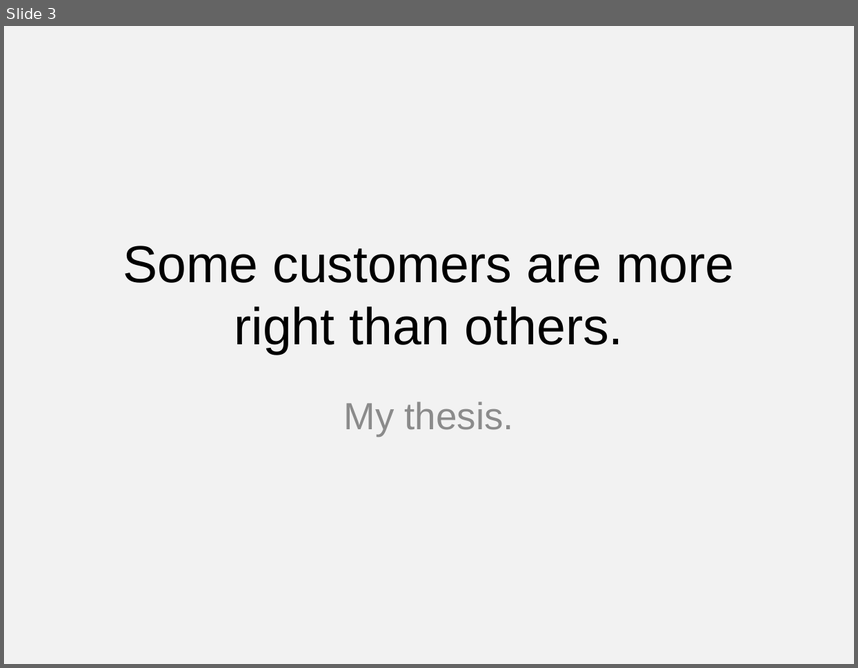
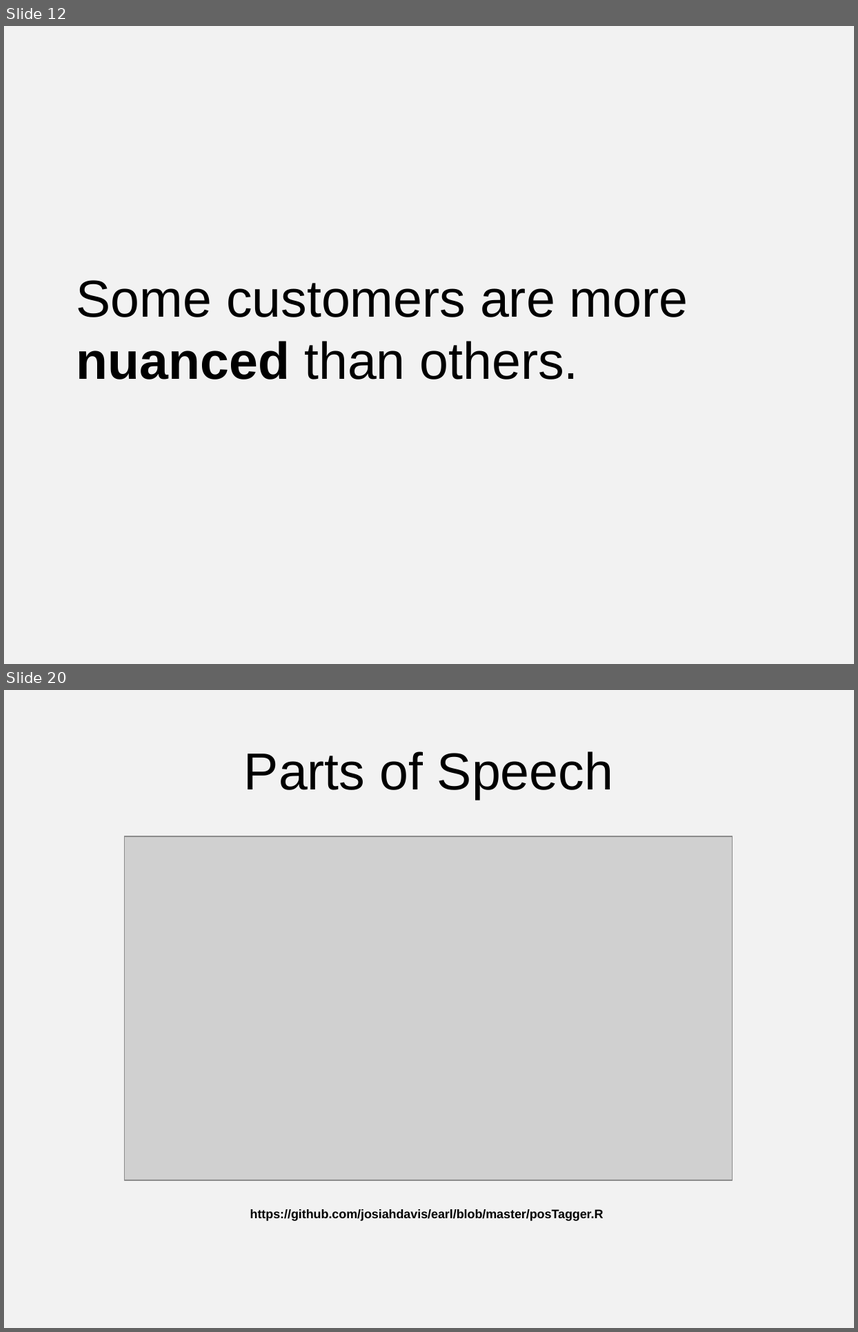
Before and after one commit to josiahdavis/earl, a slide deck: slides.pptx. Shown one above the other, each under a label of ours: slide 3 before the commit, slides 12 and 20 after it; the slides between them are not shown. The pictures are 858x668 and 858x1332 pixels, drawn with LibreOffice and Linux fonts; fonts in the diff are those of the drawing; grey boxes stand for pictures. Boxes give left, top, right and bottom in pixels: in the first picture for what was removed or moved away, otherwise in the second. Text is boxed around its words. In the diff, an @@ line names an element or a change of style, - is before the commit and + after.

```diff
--- a/slides.pptx
+++ b/slides.pptx
@@ slide 20 added at (4,690,854,1328), background #F2F2F2 @@
@@ title added at (244,751,613,799), 44 pt, text #000000 @@
+Parts of Speech
@@ picture added at (125,836,733,1180) @@
@@ text added at (250,1209,604,1221), 10.5 pt, text #000000, bold @@
+https://github.com/josiahdavis/earl/blob/master/posTagger.R
@@ what was slide 3 is now slide 12 @@
@@ slide 12 changed as well @@
@@ title at (76,280,688,379): text changed @@
-Some customers are more right than others.
+Some customers are more nuanced than others.
@@ subtitle removed at (344,401,514,436) @@
-My thesis.
```
Also in this commit, not shown: 3 other slides changed, 18 other slides added, 9 slides removed, 51 other files.
